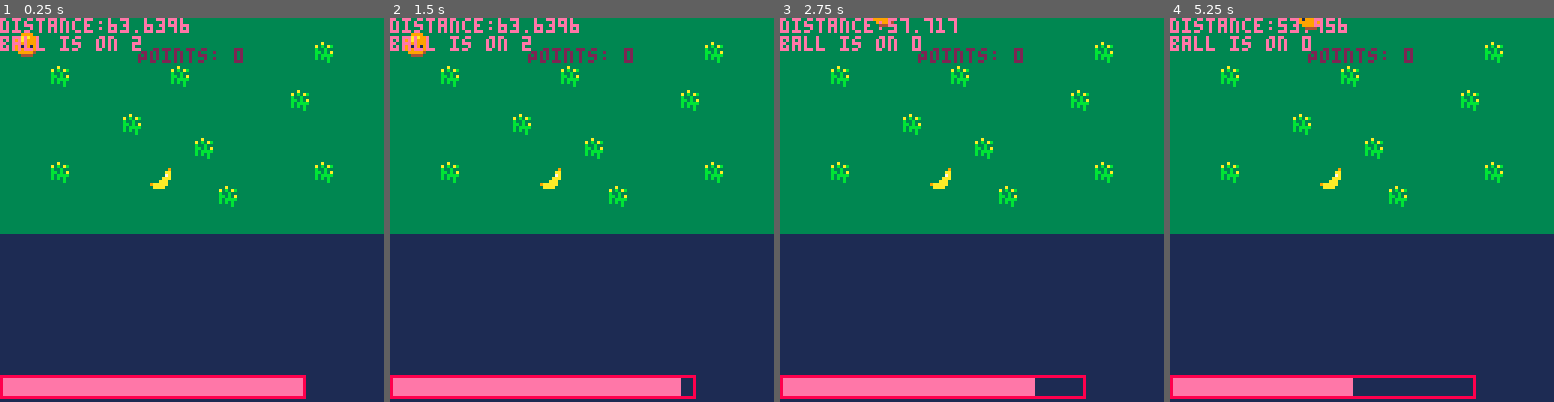
Above: before the commit, frames 1-4 (left to right).
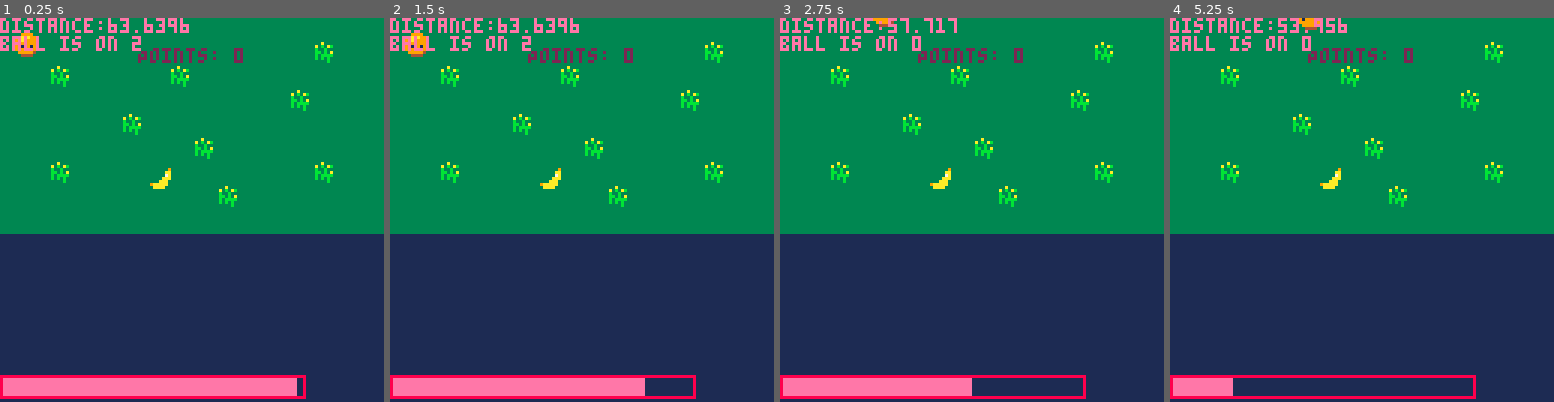
Above: after the commit, the same moments.

Repository: douglashellowell/pico_game
Game: PICO-8 cartridge pinkcirc.p8
Two runs of this game, one before a commit and one after it. Both use one fixed random seed, a clock stepped at 60 frames per second and the inputs below.
Inputs:
- Up to frame 1 (0.25 s): no input
- Up to frame 2 (1.5 s): tap O (Z key) at 0.7 s
- Up to frame 3 (2.75 s): hold Right 1.6-2.1 s; tap O (Z key) at 1.7, 2.1, 2.5 s; hold Up 2.15-2.42 s; hold Right from 2.47 s (still down)
- Up to frame 4 (5.25 s): tap O (Z key) every 0.4 s from 2.9 to 4.9 s; release Right at 3.03 s; hold Left 3.08-3.58 s; hold Down 3.63-3.97 s; hold Right 4.02-4.68 s; hold Up 4.73-5.03 s; hold Left from 5.08 s (still down)

The runs differ from the first frame. In frame 1, less than 0.1% of the frame differs, in the area x 77-79%, y 93-99%; in frame 2, 0.4%; in frame 3, 0.8%; in frame 4, 1.5%, in the area x 16-48%, y 93-99%.

Commit message:
add scary energy drain

Diff:
--- a/pinkcirc.p8
+++ b/pinkcirc.p8
@@ -65,6 +65,8 @@
 			player.energy = 100
 		end
 	end
+
+	player.energy = player.energy - 0.25
 end
 
 function _draw()
